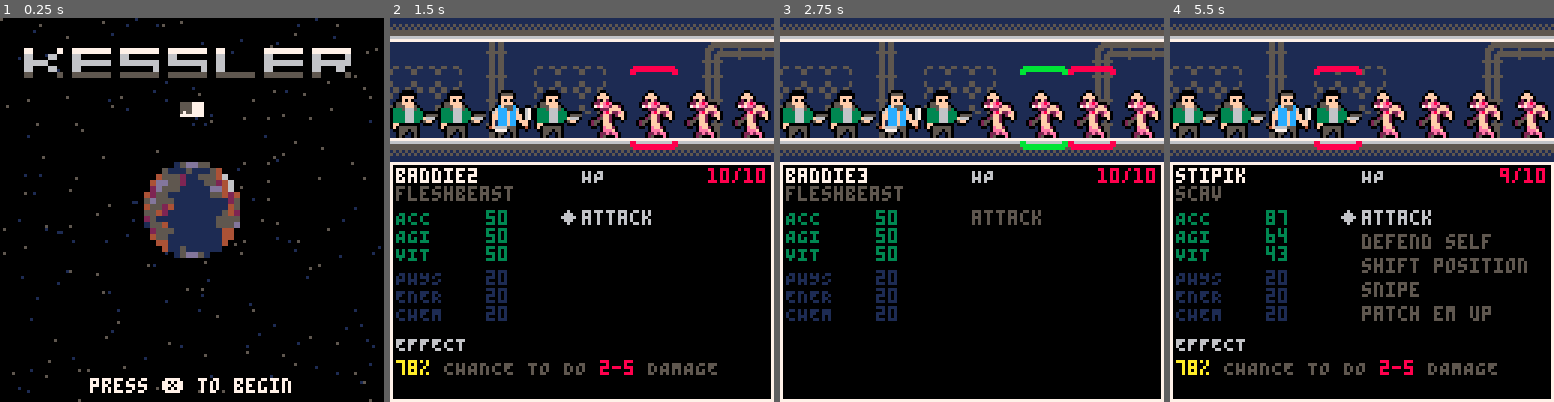
Above: before the commit, frames 1-4 (left to right).
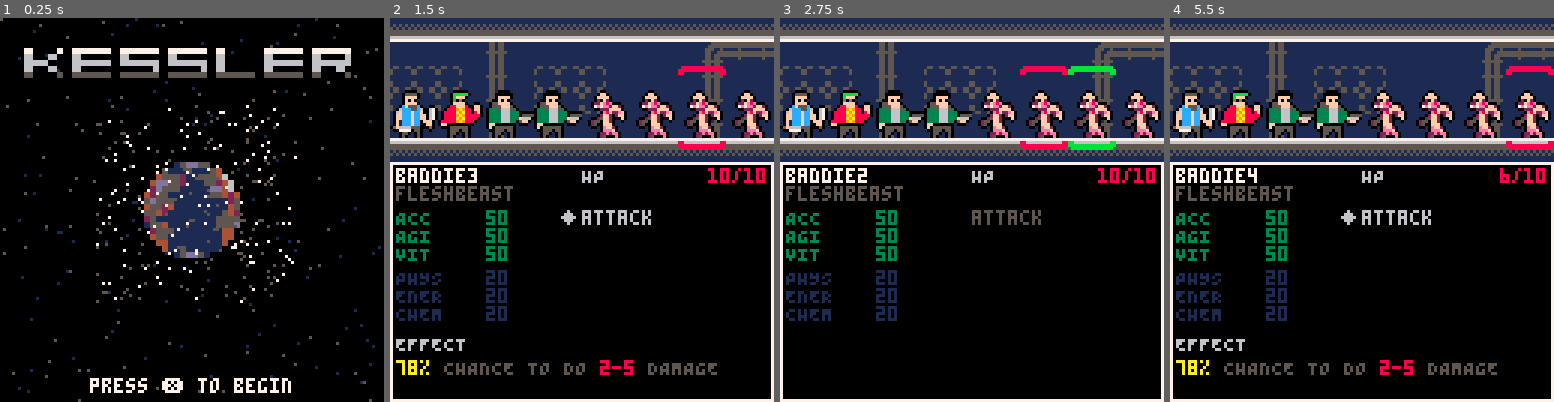
Above: after the commit, the same moments.

Repository: bancliffe/kessler
Game: PICO-8 cartridge kessler.p8
Two runs of this game, one before a commit and one after it. Both use one fixed random seed, a clock stepped at 60 frames per second and the inputs below.
Inputs:
- Up to frame 1 (0.25 s): no input
- Up to frame 2 (1.5 s): tap X (X key) at 0.33, 1.07 s; tap O (Z key) at 0.7 s
- Up to frame 3 (2.75 s): hold Right 1.6-2.1 s; tap O (Z key) at 1.7, 2.1, 2.5 s; tap X (X key) at 1.85 s; hold Up 2.15-2.42 s; hold Right from 2.47 s (still down)
- Up to frame 4 (5.5 s): tap O (Z key) every 0.4 s from 2.9 to 5.3 s; tap X (X key) at 2.97, 4.08, 5.2 s; release Right at 3.03 s; hold Left 3.08-3.58 s; hold Down 3.63-3.97 s; hold Right 4.02-4.68 s; hold Up 4.73-5.03 s; hold Left from 5.08 s (still down)

The runs differ from the first frame. In frame 1, 1.7% of the frame differs, in the area x 24-78%, y 21-75%; in frame 2, 3.6%; in frame 3, 3.6%; in frame 4, 6.6%, in the area x 0-100%, y 12-79%.

Commit message:
Updated GIT Ignore and particle start locations

Diff:
--- a/screens/screen_title.lua
+++ b/screens/screen_title.lua
@@ -69,8 +69,8 @@
 
 function genJunk()
   local j={
-    x=earth.x,
-    y=32,
+    x=32+rnd(64),
+    y=32+rnd(64),
     g=(rnd(2))+1,
     r=flr(rnd(2))+1,
     c=7,
--- a/skills/skill.lua
+++ b/skills/skill.lua
@@ -21,7 +21,7 @@
   spry=32,
   isFriendly=true,
   targets={true,true,true,true},
-  effect="SWAP PLACES WITH FRIENDLY CHARACTER",
+  effect="\f5SWAP PLACES WITH FRIENDLY CHARACTER",
   onAction=function(characters)
     for i=1,#characters do
       -- roll for damage
@@ -35,7 +35,7 @@
   spry=32,
   isFriendly=true,
   targets={true,true,true,true},
-  effect="%TO_BLOCK_CHANCE% TO\nBLOCK %DMG_RANGE%",
+  effect="%TO_BLOCK_CHANCE% \f5TO\nBLOCK \f12%DMG_RANGE%",
   onAction=function(characters)
     for i=1,#characters do
       -- roll for damage
@@ -49,7 +49,7 @@
   spry=32,
   isFriendly=false,
   targets={false,false,true,true},
-  effect="%TO_HIT_CHANCE% TO DO %DMG_RANGE%",
+  effect="%TO_HIT_CHANCE% \f5TO DO \f8%DMG_RANGE%",
   onAction=function(characters)
     for i=1,#characters do
       -- roll for damage
@@ -63,7 +63,7 @@
   spry=48,
   isFriendly=true,
   targets={true,true,true,true},
-  effect="%TO_HIT_CHANCE% TO HEAL %DMG_RANGE%",
+  effect="%TO_HIT_CHANCE% \f5TO HEAL \f11%DMG_RANGE%",
   onAction=function(characters)
     for i=1,#characters do
       -- roll for damage
@@ -77,7 +77,7 @@
   spry=32,
   isFriendly=false,
   targets={false,true,true,false},
-  effect="%TO_HIT_CHANCE% TO DO %DMG_RANGE%",
+  effect="%TO_HIT_CHANCE% \f5TO DO \f8%DMG_RANGE%",
   onAction=function(characters)
     for i=1,#characters do
       -- roll for damage
@@ -91,7 +91,7 @@
   spry=48,
   isFriendly=false,
   targets={true,true,true,true},
-  effect="%TO_HIT_CHANCE% TO DO %DMG_RANGE%",
+  effect="%TO_HIT_CHANCE% \f5TO DO \f8%DMG_RANGE%",
   onAction=function(characters)
     for i=1,#characters do
       -- roll for damage
@@ -105,7 +105,7 @@
   spry=32,
   isFriendly=false,
   targets={false,true,true,false},
-  effect="%TO_HIT_CHANCE% TO DO %DMG_RANGE%",
+  effect="%TO_HIT_CHANCE% \f5TO DO \f8%DMG_RANGE%",
   onAction=function(characters)
     for i=1,#characters do
       -- roll for damage
@@ -119,7 +119,7 @@
   spry=48,
   isFriendly=false,
   targets={true,true,true,true},
-  effect="%TO_HIT_CHANCE% TO DO %DMG_RANGE%",
+  effect="%TO_HIT_CHANCE% \f5TO DO \f8%DMG_RANGE%",
   onAction=function(characters)
     for i=1,#characters do
       -- roll for damage
@@ -133,7 +133,7 @@
   spry=32,
   isFriendly=true,
   targets={false,true,true,false},
-  effect="%TO_HIT_CHANCE% TO DO %DMG_RANGE%",
+  effect="%TO_HIT_CHANCE% \f5TO DO \f8%DMG_RANGE%",
   onAction=function(characters)
     for i=1,#characters do
       -- roll for damage
@@ -147,7 +147,7 @@
   spry=48,
   isFriendly=false,
   targets={true,true,true,true},
-  effect="%TO_HIT_CHANCE% TO DO %DMG_RANGE%",
+  effect="%TO_HIT_CHANCE% \f5TO DO \f8%DMG_RANGE%",
   onAction=function(characters)
     for i=1,#characters do
       -- roll for damage
@@ -161,7 +161,7 @@
   spry=32,
   isFriendly=true,
   targets={false,true,true,false},
-  effect="%TO_HIT_CHANCE% TO DO %DMG_RANGE%",
+  effect="%TO_HIT_CHANCE% \f5TO DO \f8%DMG_RANGE%",
   onAction=function(characters)
     for i=1,#characters do
       -- roll for damage
@@ -175,7 +175,7 @@
   spry=48,
   isFriendly=false,
   targets={true,true,true,true},
-  effect="%TO_HIT_CHANCE% TO DO %DMG_RANGE%",
+  effect="%TO_HIT_CHANCE% \f5TO DO \f8%DMG_RANGE%",
   onAction=function(characters)
     for i=1,#characters do
       -- roll for damage
@@ -189,7 +189,7 @@
   spry=32,
   isFriendly=true,
   targets={false,true,true,false},
-  effect="%TO_HIT_CHANCE% TO DO %DMG_RANGE%",
+  effect="%TO_BLOCK_CHANCE% \f5TO\nBLOCK \f12%DMG_RANGE%",
   onAction=function(characters)
     for i=1,#characters do
       -- roll for damage
@@ -203,10 +203,10 @@
   spry=48,
   isFriendly=false,
   targets={true,true,true,true},
-  effect="%TO_HIT_CHANCE% TO DO %DMG_RANGE%",
-  onAction=function(characters)
-    for i=1,#characters do
-      -- roll for damage
-    end
-  end
-})
+  effect="%TO_HIT_CHANCE% \f5TO DO \f8%DMG_RANGE%",
+  onAction=function(characters)
+    for i=1,#characters do
+      -- roll for damage
+    end
+  end
+})
Not shown, changed: .gitignore
Not shown, changed: kessler.bin/kessler.app/Contents/MacOS/data.pod
Not shown, changed: kessler.bin/kessler.app/Contents/Resources/kessler.icns
Not shown, changed: kessler.bin/kessler_linux.zip
Not shown, changed: kessler.bin/kessler_osx.zip
Not shown, changed: kessler.bin/kessler_raspi.zip
Not shown, changed: kessler.bin/kessler_windows.zip
Not shown, changed: kessler.bin/linux/data.pod
Not shown, changed: kessler.bin/linux/kessler.png
Not shown, changed: kessler.bin/raspi/data.pod
Not shown, changed: kessler.bin/raspi/kessler.png
Not shown, changed: kessler.bin/windows/data.pod
(and 5 more such lines)
